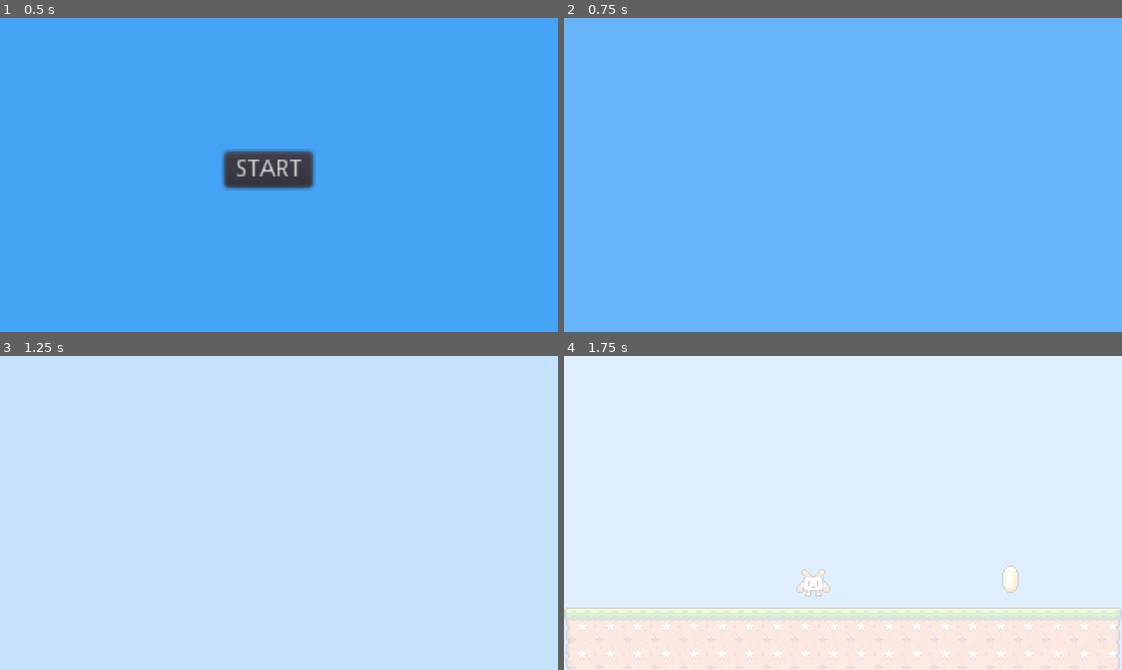
Above: before the commit, frames 1-4 (two rows, left to right).
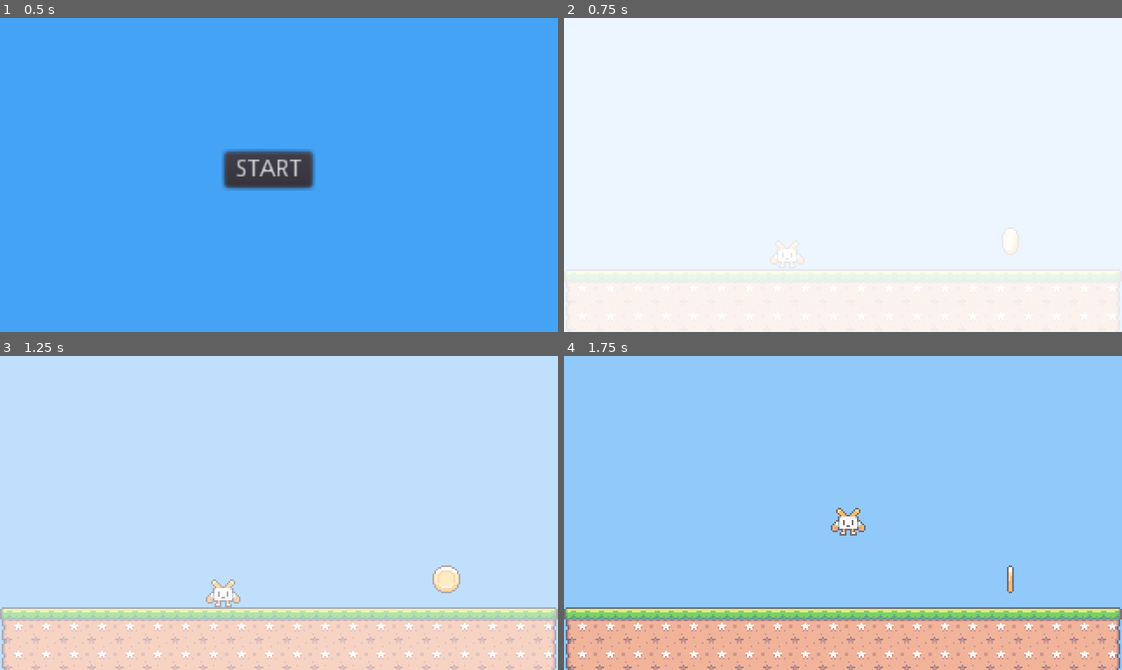
Above: after the commit, the same moments.

Repository: felipecrdos/GodotGames
Game: Godot game, scene res://Scenes/Game.tscn
Two runs of this game, one before a commit and one after it. Both use one fixed random seed, a clock stepped at 60 frames per second and the inputs below.
Inputs:
- Up to frame 1 (0.5 s): no input
- Up to frame 2 (0.75 s): click "START" at 0.5 s
- Up to frame 3 (1.25 s): no input
- Up to frame 4 (1.75 s): tap Enter (ui_accept) at 1.25, 1.52 s; hold Right (ui_right) from 1.28 s (still down); hold P from 1.28 s (still down)

Frame 1 is identical in both runs. In frame 2, 100% of the frame differs, in the area x 0-100%, y 0-100%; in frame 3, 21%; in frame 4, 99%.

Commit message:
add script save/load

Diff:
--- /dev/null
+++ b/Lil Wiz/Data.gd
@@ -0,0 +1,52 @@
+extends Node
+
+# Path para salvamento
+var player_data_path = "user://player_data"
+var config_data_path = "user://config_data"
+var level_data_path  = "user://level_data"
+
+# Dados
+var player_data = { "name":"player",
+					"state":0,
+					"health":0,
+					"score":0,
+					"powerup":0}
+
+var config_data = {}
+var level_data = {"name":"Level"}
+
+# Salvar/Carregar dados do Player
+func save_player():
+	save_data(player_data_path, player_data)
+func load_player():
+	player_data = load_data(player_data_path)
+
+# Salvar/Carregar dados de configurações
+func save_config():
+	save_data(config_data_path, config_data)
+func load_config():
+	config_data = load_data(config_data_path)
+
+# Salvar/Carregar dados do level
+func save_level():
+	save_data(level_data_path, level_data)
+func load_level():
+	level_data = load_data(level_data_path)
+
+# Salvar ou carregar dados =====================================================
+func save_data(path : String, data : Dictionary):
+	var file = File.new()
+	var res =  file.open(path, File.WRITE)
+	if res == OK:
+		file.store_line(to_json(data))
+
+func load_data(path : String):
+	var text : String
+	var data : Dictionary
+	var file = File.new()
+	var res = file.open(path, File.READ)
+	if res == OK:
+		text = file.get_as_text()
+		data = parse_json(text)
+	file.close()
+	return data
--- a/Lil Wiz/Global.gd
+++ b/Lil Wiz/Global.gd
@@ -5,17 +5,12 @@
 enum {PLAYER, ENEMY, PICKUP, TRIGGERABLE}
 
 # Variávels globais ============================================================
-const SCENES_PATH 		= "res://Scenes/"
-const ASSETS_PATH 		= "res://Assets/"
-const RESOURCES_PATH 	= "res://Resources/"
-const SCRIPTS_PATH 		= "res://Scripts/"
-const LEVELS_PATH 		= "res://Scenes/Levels/"
 
 # Funções para gerenciamento de diretórios =====================================
 var directory = Directory.new()
 func get_files_on_directory(path : String, with_path : bool):
 	if !directory.dir_exists(path):
-		print("Diretório não existe!")
+		return
 
 	if directory.change_dir(path) == OK:
 			directory.list_dir_begin()
@@ -30,7 +25,6 @@
 			directory.list_dir_end()
 			return files
 	return null
-	pass
 
 func get_folders_on_directory(path : String, with_path : bool):
 	if !directory.dir_exists(path):
@@ -51,5 +45,4 @@
 			directory.list_dir_end()
 			return folders
 	return null
-	pass
 # ==============================================================================
--- a/Lil Wiz/Scenes/Game.tscn
+++ b/Lil Wiz/Scenes/Game.tscn
@@ -32,15 +32,19 @@
 visible = false
 script = ExtResource( 5 )
 
-[node name="ResumeButton" type="Button" parent="Interface/PauseScreen"]
-margin_left = 138.0
-margin_top = 78.0
-margin_right = 188.0
-margin_bottom = 98.0
-text = "Resume"
-__meta__ = {
-"_edit_use_anchors_": false
-}
+[node name="ResumeButton" parent="Interface/PauseScreen" instance=ExtResource( 7 )]
+margin_left = 136.0
+margin_top = 49.0
+margin_right = 211.0
+margin_bottom = 69.0
+text = "RESUME"
+
+[node name="MenuButton" parent="Interface/PauseScreen" instance=ExtResource( 7 )]
+margin_left = 152.0
+margin_top = 87.0
+margin_right = 203.0
+margin_bottom = 107.0
+text = "MENU"
 
 [node name="MenuScreen" type="Node2D" parent="Interface"]
 script = ExtResource( 6 )
@@ -53,10 +57,11 @@
 text = "START"
 scene = "res://Scenes/Levels/LevelA.tscn"
 
-[node name="World" type="Node" parent="."]
+[node name="World" type="Node2D" parent="."]
 script = ExtResource( 2 )
 
-[node name="Sound" type="Node" parent="."]
+[node name="Sound" type="Node2D" parent="."]
 script = ExtResource( 4 )
+[connection signal="custom_pressed" from="Interface/PauseScreen/MenuButton" to="." method="on_menu_button_pressed"]
 [connection signal="custom_pressed" from="Interface/MenuScreen/StartButton" to="World" method="on_start_button_pressed"]
 [connection signal="change_level" from="World" to="." method="on_world_change_level"]
--- a/Lil Wiz/Scripts/Game.gd
+++ b/Lil Wiz/Scripts/Game.gd
@@ -1,26 +1,49 @@
 extends Node
 
-var world
-var sound
-var interface
-var fade_screen
-var pause_screen
-var menu_screen
-
 func init():
-	world = get_node("World")
-	sound = get_node("Sound")
-	interface = get_node("Interface")
-	fade_screen = find_node("FadeScreen")
-	pause_screen = find_node("PauseScreen")
-	menu_screen = find_node("MenuScreen")
+	pass
 
 func _ready():
 	init()
 
+# Achar e definir a visibilidade para
+# cada node passado no dicionário
+func set_visible(nodes : Dictionary):
+	for key in nodes:
+		var node = find(key)
+		if node is CanvasItem:
+			node.visible = nodes[key]
+
+# Achar nós de maneira recursiva.
+func find(node : String):
+	return find_node(node, true, false)
+
+# Retorna o nome do arquivo sem a extensão.
+func getfile(path : String):
+	return path.get_basename().get_file()
+
+func fade_in(start_value, end_value, time):
+	find("FadeScreen").start_fade(0, 1, 2)
+	yield(find("FadeScreen").tween, "tween_completed")
+
+func fade_out(start_value, end_value, time):
+	find("FadeScreen").start_fade(1, 0, 2)
+
+# Sinal recebido pelo nó World quando
+# quando um sinal de troca de level é enviado.
 func on_world_change_level(level):
-	menu_screen.visible = false
-	fade_screen.start_fade(0, 1, 1)
-	yield(fade_screen.tween, "tween_completed")
-	world.change_level(level)
-	fade_screen.start_fade(1, 0, 1)
+	Data.level_data["name"] = getfile(level)
+	Data.save_player()
+	Data.save_level()
+
+	set_visible({"MenuScreen":false})
+
+	fade_in(0, 1, 1)
+	find("World").change_level(level)
+	fade_out(1, 0, 1)
+
+	Data.load_player()
+
+func on_menu_button_pressed(scene):
+	find("World").remove_level()
+	pass
--- a/Lil Wiz/Scripts/Interface/CustomButton.gd
+++ b/Lil Wiz/Scripts/Interface/CustomButton.gd
@@ -1,7 +1,7 @@
 extends Button
 
 export (String, FILE) var scene
-signal custom_pressed
+signal custom_pressed(scene)
 
 func on_custom_button_pressed():
 	emit_signal("custom_pressed", scene)
--- a/Lil Wiz/Scripts/Player/Player.gd
+++ b/Lil Wiz/Scripts/Player/Player.gd
@@ -23,7 +23,7 @@
 
 var velocity = Vector2.ZERO
 var direction = Vector2(0, 1)
-var speed = Vector2(100, 800)
+var speed = Vector2(100, 1000)
 
 var jump_force 	: float = 300
 var can_jump 	: bool = false
--- a/Lil Wiz/Scripts/Sound.gd
+++ b/Lil Wiz/Scripts/Sound.gd
@@ -1,4 +1,4 @@
-extends Node
+extends Node2D
 
 
 func _ready():
--- a/Lil Wiz/Scripts/World.gd
+++ b/Lil Wiz/Scripts/World.gd
@@ -1,4 +1,4 @@
-extends Node
+extends Node2D
 
 signal change_level
 
--- a/Lil Wiz/project.godot
+++ b/Lil Wiz/project.godot
@@ -22,6 +22,7 @@
 [autoload]
 
 Global="*res://Global.gd"
+Data="*res://Data.gd"
 
 [display]
 
